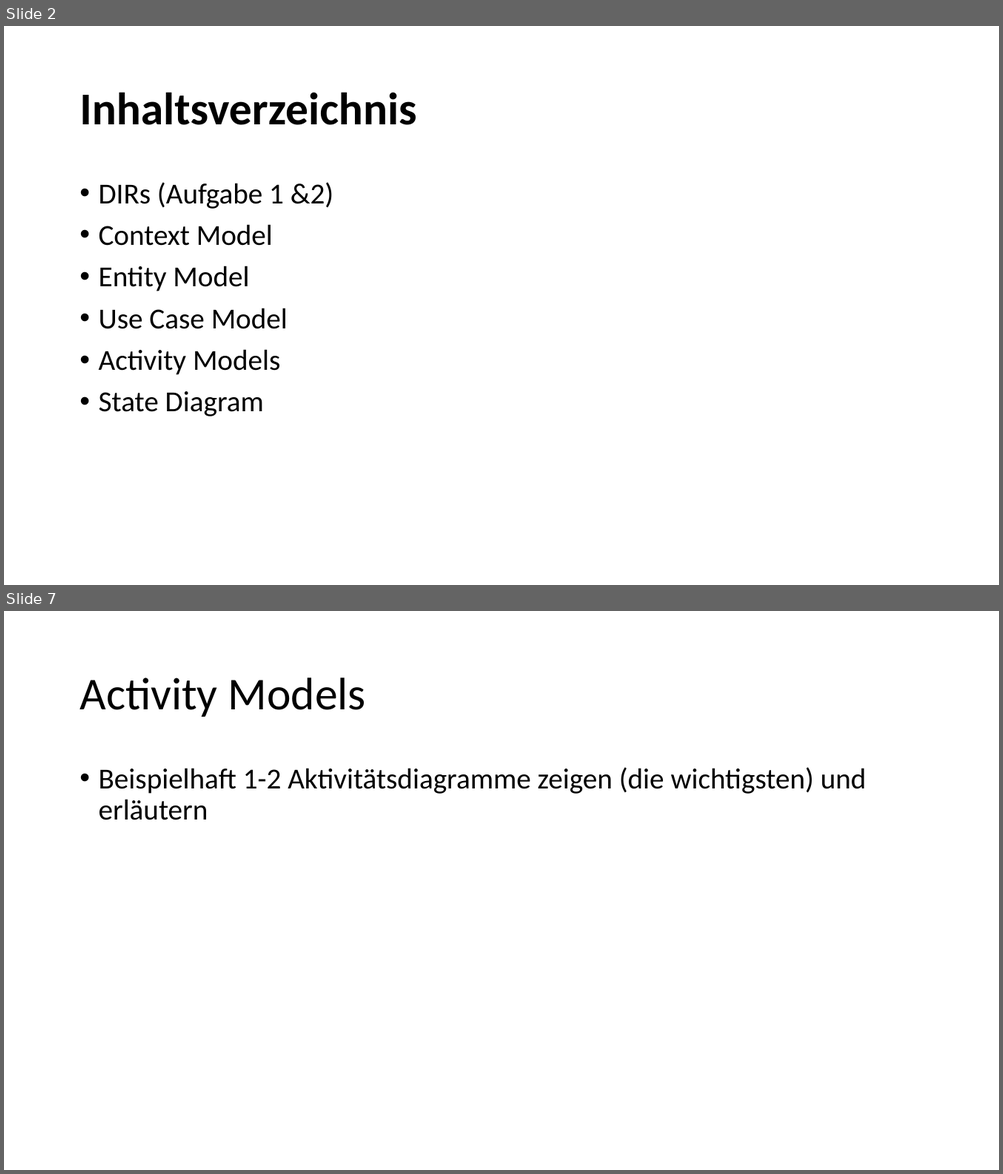
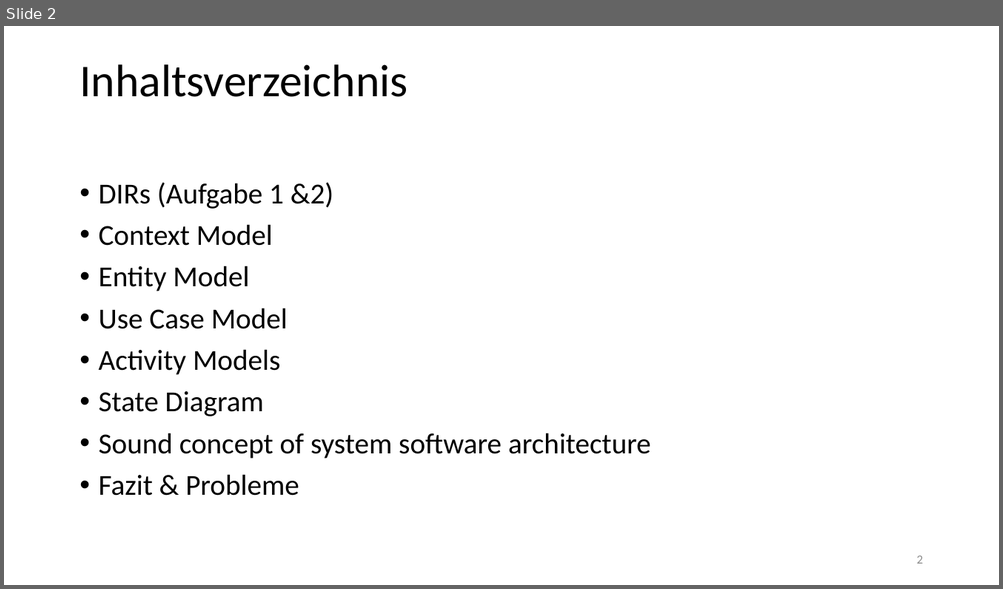
Before and after one commit to sid115/se-lab2, a slide deck: assets/presentation/presentation.pptx. Shown one above the other, each under a label of ours: slides 2 and 7 before the commit, slide 2 after it; the slides between them are not shown. The pictures are 1003x1174 and 1003x589 pixels, drawn with LibreOffice and Linux fonts; fonts in the diff are those of the drawing. Boxes give left, top, right and bottom in pixels: in the first picture for what was removed or moved away, otherwise in the second. Text is boxed around its words. In the diff, an @@ line names an element or a change of style, - is before the commit and + after.

```diff
--- a/assets/presentation/presentation.pptx
+++ b/assets/presentation/presentation.pptx
@@ slide 7 removed at bbox=[4, 611, 999, 1170], background #FFFFFF @@
@@ title removed at bbox=[79, 678, 366, 717] @@
-Activity Models
@@ text removed at bbox=[99, 767, 866, 820] @@
-• Beispielhaft 1-2 Aktivitätsdiagramme zeigen (die wichtigsten) und erläutern
@@ slide 2 changed as well @@
@@ title "Inhaltsverzeichnis": place and size @@
-title "Inhaltsverzeichnis" at bbox=[79, 92, 416, 125]
+title "Inhaltsverzeichnis" at bbox=[79, 64, 407, 97]
@@ title "Inhaltsverzeichnis" at bbox=[79, 64, 407, 97]: bold off @@
@@ text at bbox=[99, 433, 651, 496]: paragraphs added @@
+• Sound concept of system software architecture
+• Fazit & Probleme
@@ page number added at bbox=[916, 556, 922, 564], 12 pt, text #8C8C8C @@
+2
```
Also in this commit, not shown: 2 other slides changed, 9 slides added, 4 other slides removed, 8 other files.
